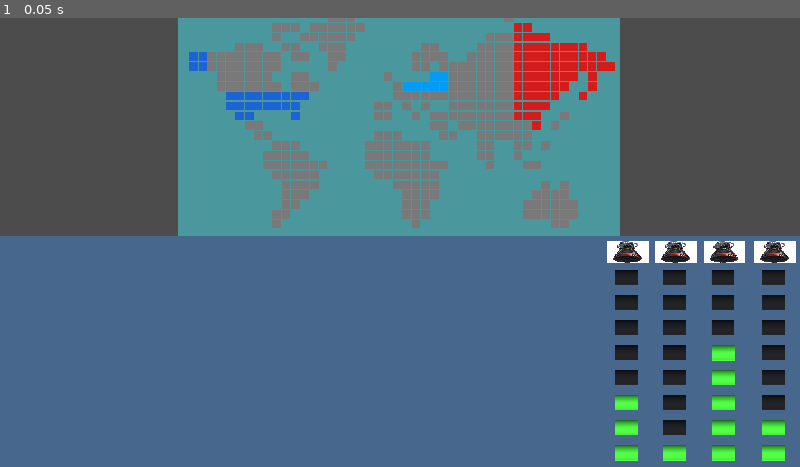
Above: before the commit, frame 1.
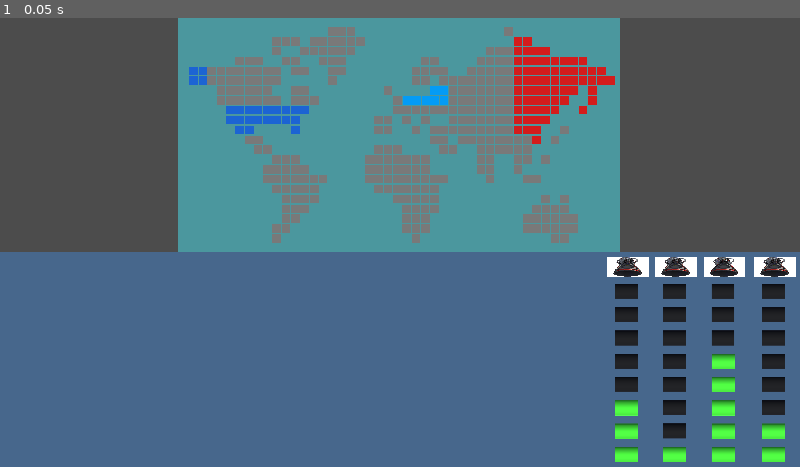
Above: after the commit, the same moment.

Repository: richardbonneau/GameOff2020
Game: Godot game, scene res://Main/Main.tscn
The game is run twice, just before and just after one commit, with the same random seed, the same clock (stepped at 60 frames per second) and the same inputs.
Inputs:
- Up to frame 1 (0.05 s): no input

The runs differ from the first frame. In frame 1, 14% of the frame differs, in the area x 0-100%, y 0-99%.

Commit message:
countries highlight

Diff:
--- a/Main/Main.tscn
+++ b/Main/Main.tscn
@@ -10,14 +10,15 @@
 
 [node name="Map" parent="." instance=ExtResource( 2 )]
 margin_left = 304.0
+margin_top = 0.0
 margin_right = -470.554
-margin_bottom = -392.0
+margin_bottom = -368.0
 
 [node name="Dashboard" type="ColorRect" parent="."]
 anchor_top = 1.0
 anchor_right = 1.0
 anchor_bottom = 1.0
-margin_top = -395.0
+margin_top = -368.0
 color = Color( 0.282353, 0.407843, 0.552941, 1 )
 __meta__ = {
 "_edit_use_anchors_": false
@@ -41,7 +42,7 @@
 
 [node name="Icon" type="TextureRect" parent="Dashboard/RocketEnginesGauge"]
 margin_right = 71.0
-margin_bottom = 38.0
+margin_bottom = 35.0
 size_flags_vertical = 3
 texture = ExtResource( 4 )
 expand = true
@@ -50,45 +51,45 @@
 }
 
 [node name="GaugeLight" parent="Dashboard/RocketEnginesGauge" instance=ExtResource( 3 )]
-margin_top = 42.0
-margin_right = 71.0
-margin_bottom = 81.0
+margin_top = 39.0
+margin_right = 71.0
+margin_bottom = 75.0
 
 [node name="GaugeLight2" parent="Dashboard/RocketEnginesGauge" instance=ExtResource( 3 )]
-margin_top = 85.0
-margin_right = 71.0
-margin_bottom = 124.0
+margin_top = 79.0
+margin_right = 71.0
+margin_bottom = 115.0
 
 [node name="GaugeLight3" parent="Dashboard/RocketEnginesGauge" instance=ExtResource( 3 )]
-margin_top = 128.0
-margin_right = 71.0
-margin_bottom = 167.0
+margin_top = 119.0
+margin_right = 71.0
+margin_bottom = 155.0
 
 [node name="GaugeLight4" parent="Dashboard/RocketEnginesGauge" instance=ExtResource( 3 )]
-margin_top = 171.0
-margin_right = 71.0
-margin_bottom = 209.0
+margin_top = 159.0
+margin_right = 71.0
+margin_bottom = 194.0
 
 [node name="GaugeLight5" parent="Dashboard/RocketEnginesGauge" instance=ExtResource( 3 )]
-margin_top = 213.0
-margin_right = 71.0
-margin_bottom = 252.0
+margin_top = 198.0
+margin_right = 71.0
+margin_bottom = 234.0
 
 [node name="GaugeLight6" parent="Dashboard/RocketEnginesGauge" instance=ExtResource( 3 )]
-margin_top = 256.0
-margin_right = 71.0
-margin_bottom = 295.0
+margin_top = 238.0
+margin_right = 71.0
+margin_bottom = 274.0
 
 [node name="GaugeLight7" parent="Dashboard/RocketEnginesGauge" instance=ExtResource( 3 )]
-margin_top = 299.0
-margin_right = 71.0
-margin_bottom = 338.0
+margin_top = 278.0
+margin_right = 71.0
+margin_bottom = 314.0
 node_open = true
 
 [node name="GaugeLight8" parent="Dashboard/RocketEnginesGauge" instance=ExtResource( 3 )]
-margin_top = 342.0
-margin_right = 71.0
-margin_bottom = 381.0
+margin_top = 318.0
+margin_right = 71.0
+margin_bottom = 354.0
 node_open = true
 
 [node name="RocketEnginesGauge2" type="VBoxContainer" parent="Dashboard"]
@@ -109,7 +110,7 @@
 
 [node name="Icon" type="TextureRect" parent="Dashboard/RocketEnginesGauge2"]
 margin_right = 70.0
-margin_bottom = 38.0
+margin_bottom = 35.0
 size_flags_vertical = 3
 texture = ExtResource( 4 )
 expand = true
@@ -118,48 +119,48 @@
 }
 
 [node name="GaugeLight" parent="Dashboard/RocketEnginesGauge2" instance=ExtResource( 3 )]
-margin_top = 42.0
-margin_right = 70.0
-margin_bottom = 81.0
+margin_top = 39.0
+margin_right = 70.0
+margin_bottom = 75.0
 
 [node name="GaugeLight2" parent="Dashboard/RocketEnginesGauge2" instance=ExtResource( 3 )]
-margin_top = 85.0
-margin_right = 70.0
-margin_bottom = 124.0
+margin_top = 79.0
+margin_right = 70.0
+margin_bottom = 115.0
 
 [node name="GaugeLight3" parent="Dashboard/RocketEnginesGauge2" instance=ExtResource( 3 )]
-margin_top = 128.0
-margin_right = 70.0
-margin_bottom = 167.0
+margin_top = 119.0
+margin_right = 70.0
+margin_bottom = 155.0
 
 [node name="GaugeLight4" parent="Dashboard/RocketEnginesGauge2" instance=ExtResource( 3 )]
-margin_top = 171.0
-margin_right = 70.0
-margin_bottom = 209.0
+margin_top = 159.0
+margin_right = 70.0
+margin_bottom = 194.0
 node_open = true
 
 [node name="GaugeLight5" parent="Dashboard/RocketEnginesGauge2" instance=ExtResource( 3 )]
-margin_top = 213.0
-margin_right = 70.0
-margin_bottom = 252.0
+margin_top = 198.0
+margin_right = 70.0
+margin_bottom = 234.0
 node_open = true
 
 [node name="GaugeLight6" parent="Dashboard/RocketEnginesGauge2" instance=ExtResource( 3 )]
-margin_top = 256.0
-margin_right = 70.0
-margin_bottom = 295.0
+margin_top = 238.0
+margin_right = 70.0
+margin_bottom = 274.0
 node_open = true
 
 [node name="GaugeLight7" parent="Dashboard/RocketEnginesGauge2" instance=ExtResource( 3 )]
-margin_top = 299.0
-margin_right = 70.0
-margin_bottom = 338.0
+margin_top = 278.0
+margin_right = 70.0
+margin_bottom = 314.0
 node_open = true
 
 [node name="GaugeLight8" parent="Dashboard/RocketEnginesGauge2" instance=ExtResource( 3 )]
-margin_top = 342.0
-margin_right = 70.0
-margin_bottom = 381.0
+margin_top = 318.0
+margin_right = 70.0
+margin_bottom = 354.0
 node_open = true
 
 [node name="RocketEnginesGauge3" type="VBoxContainer" parent="Dashboard"]
@@ -180,7 +181,7 @@
 
 [node name="Icon" type="TextureRect" parent="Dashboard/RocketEnginesGauge3"]
 margin_right = 71.0
-margin_bottom = 38.0
+margin_bottom = 35.0
 size_flags_vertical = 3
 texture = ExtResource( 4 )
 expand = true
@@ -189,44 +190,44 @@
 }
 
 [node name="GaugeLight" parent="Dashboard/RocketEnginesGauge3" instance=ExtResource( 3 )]
-margin_top = 42.0
-margin_right = 71.0
-margin_bottom = 81.0
+margin_top = 39.0
+margin_right = 71.0
+margin_bottom = 75.0
 
 [node name="GaugeLight2" parent="Dashboard/RocketEnginesGauge3" instance=ExtResource( 3 )]
-margin_top = 85.0
-margin_right = 71.0
-margin_bottom = 124.0
+margin_top = 79.0
+margin_right = 71.0
+margin_bottom = 115.0
 
 [node name="GaugeLight3" parent="Dashboard/RocketEnginesGauge3" instance=ExtResource( 3 )]
-margin_top = 128.0
-margin_right = 71.0
-margin_bottom = 167.0
+margin_top = 119.0
+margin_right = 71.0
+margin_bottom = 155.0
 
 [node name="GaugeLight4" parent="Dashboard/RocketEnginesGauge3" instance=ExtResource( 3 )]
-margin_top = 171.0
-margin_right = 71.0
-margin_bottom = 209.0
+margin_top = 159.0
+margin_right = 71.0
+margin_bottom = 194.0
 
 [node name="GaugeLight5" parent="Dashboard/RocketEnginesGauge3" instance=ExtResource( 3 )]
-margin_top = 213.0
-margin_right = 71.0
-margin_bottom = 252.0
+margin_top = 198.0
+margin_right = 71.0
+margin_bottom = 234.0
 
 [node name="GaugeLight6" parent="Dashboard/RocketEnginesGauge3" instance=ExtResource( 3 )]
-margin_top = 256.0
-margin_right = 71.0
-margin_bottom = 295.0
+margin_top = 238.0
+margin_right = 71.0
+margin_bottom = 274.0
 
 [node name="GaugeLight7" parent="Dashboard/RocketEnginesGauge3" instance=ExtResource( 3 )]
-margin_top = 299.0
-margin_right = 71.0
-margin_bottom = 338.0
+margin_top = 278.0
+margin_right = 71.0
+margin_bottom = 314.0
 
 [node name="GaugeLight8" parent="Dashboard/RocketEnginesGauge3" instance=ExtResource( 3 )]
-margin_top = 342.0
-margin_right = 71.0
-margin_bottom = 381.0
+margin_top = 318.0
+margin_right = 71.0
+margin_bottom = 354.0
 node_open = true
 
 [node name="RocketEnginesGauge4" type="VBoxContainer" parent="Dashboard"]
@@ -247,7 +248,7 @@
 
 [node name="Icon" type="TextureRect" parent="Dashboard/RocketEnginesGauge4"]
 margin_right = 71.0
-margin_bottom = 38.0
+margin_bottom = 35.0
 size_flags_vertical = 3
 texture = ExtResource( 4 )
 expand = true
@@ -256,44 +257,44 @@
 }
 
 [node name="GaugeLight" parent="Dashboard/RocketEnginesGauge4" instance=ExtResource( 3 )]
-margin_top = 42.0
-margin_right = 71.0
-margin_bottom = 81.0
+margin_top = 39.0
+margin_right = 71.0
+margin_bottom = 75.0
 
 [node name="GaugeLight2" parent="Dashboard/RocketEnginesGauge4" instance=ExtResource( 3 )]
-margin_top = 85.0
-margin_right = 71.0
-margin_bottom = 124.0
+margin_top = 79.0
+margin_right = 71.0
+margin_bottom = 115.0
 
 [node name="GaugeLight3" parent="Dashboard/RocketEnginesGauge4" instance=ExtResource( 3 )]
-margin_top = 128.0
-margin_right = 71.0
-margin_bottom = 167.0
+margin_top = 119.0
+margin_right = 71.0
+margin_bottom = 155.0
 
 [node name="GaugeLight4" parent="Dashboard/RocketEnginesGauge4" instance=ExtResource( 3 )]
-margin_top = 171.0
-margin_right = 71.0
-margin_bottom = 209.0
+margin_top = 159.0
+margin_right = 71.0
+margin_bottom = 194.0
 
 [node name="GaugeLight5" parent="Dashboard/RocketEnginesGauge4" instance=ExtResource( 3 )]
-margin_top = 213.0
-margin_right = 71.0
-margin_bottom = 252.0
+margin_top = 198.0
+margin_right = 71.0
+margin_bottom = 234.0
 
 [node name="GaugeLight6" parent="Dashboard/RocketEnginesGauge4" instance=ExtResource( 3 )]
-margin_top = 256.0
-margin_right = 71.0
-margin_bottom = 295.0
+margin_top = 238.0
+margin_right = 71.0
+margin_bottom = 274.0
 node_open = true
 
 [node name="GaugeLight7" parent="Dashboard/RocketEnginesGauge4" instance=ExtResource( 3 )]
-margin_top = 299.0
-margin_right = 71.0
-margin_bottom = 338.0
+margin_top = 278.0
+margin_right = 71.0
+margin_bottom = 314.0
 node_open = true
 
 [node name="GaugeLight8" parent="Dashboard/RocketEnginesGauge4" instance=ExtResource( 3 )]
-margin_top = 342.0
-margin_right = 71.0
-margin_bottom = 381.0
-node_open = true
+margin_top = 318.0
+margin_right = 71.0
+margin_bottom = 354.0
+node_open = true
--- a/Map/Map.tscn
+++ b/Map/Map.tscn
@@ -1,6 +1,7 @@
-[gd_scene load_steps=2 format=2]
+[gd_scene load_steps=3 format=2]
 
 [ext_resource path="res://Map/MapTile.tscn" type="PackedScene" id=1]
+[ext_resource path="res://Map/Scripts/Map.gd" type="Script" id=2]
 
 [node name="Map" type="ColorRect"]
 anchor_right = 1.119
@@ -10,6 +11,7 @@
 margin_right = -16.5541
 margin_bottom = -32.0
 color = Color( 0.298039, 0.596078, 0.623529, 1 )
+script = ExtResource( 2 )
 __meta__ = {
 "_edit_use_anchors_": false
 }
--- a/Map/MapTile.tscn
+++ b/Map/MapTile.tscn
@@ -2,9 +2,9 @@
 
 [ext_resource path="res://Map/Scripts/MapTile.gd" type="Script" id=1]
 
-[node name="MapTile" type="Control"]
-anchor_right = 1.0
-anchor_bottom = 1.0
+[node name="MapTile" type="Panel"]
+margin_right = 17.0
+margin_bottom = 17.0
 script = ExtResource( 1 )
 __meta__ = {
 "_edit_use_anchors_": false
@@ -14,6 +14,7 @@
 [node name="Border" type="ColorRect" parent="."]
 margin_right = 17.0
 margin_bottom = 17.0
+mouse_filter = 2
 color = Color( 0.298039, 0.596078, 0.623529, 1 )
 __meta__ = {
 "_edit_use_anchors_": false
@@ -24,7 +25,12 @@
 margin_top = 1.0
 margin_right = 16.0
 margin_bottom = 16.0
+mouse_filter = 2
 color = Color( 0.0196078, 0.611765, 0.964706, 1 )
 __meta__ = {
 "_edit_use_anchors_": false
 }
+[connection signal="mouse_entered" from="." to="." method="_on_mouse_entered"]
+[connection signal="mouse_exited" from="." to="." method="_on_mouse_exited"]
+[connection signal="mouse_entered" from="Tile" to="." method="_on_mouse_entered"]
+[connection signal="mouse_exited" from="Tile" to="." method="_on_mouse_exited"]
--- /dev/null
+++ b/Map/Scripts/Map.gd
@@ -0,0 +1,9 @@
+extends ColorRect
+
+func highlight_country(var country):
+	for tile in self.get_children():
+		if tile.country_this_tile_belongs_to == country:
+			tile.highlight_tile()
+
+func stop_highlight_country():
+	for tile in self.get_children(): tile.stop_highlight_tile()
--- a/Map/Scripts/MapTile.gd
+++ b/Map/Scripts/MapTile.gd
@@ -1,12 +1,30 @@
 extends Control
 
+onready var map = self.get_owner()
 export(String,"Neutral", "USA", "USSR", "Europe") var country_this_tile_belongs_to
+var tile_color
 
 
 func _ready():
-	pass
 	match country_this_tile_belongs_to:
-		"Neutral": $Tile.color = "7a7a7a"
-		"USA": $Tile.color = "1d65d4"
-		"USSR": $Tile.color = "d41d1d"
-		"Europe":$Tile.color = "059cf6"
+		"Neutral": tile_color = "7a7a7a"
+		"USA": tile_color = "1d65d4"
+		"USSR": tile_color = "d41d1d"
+		"Europe":tile_color = "059cf6"
+
+	$Tile.color = tile_color
+
+
+func _on_mouse_entered():
+	if country_this_tile_belongs_to != "Neutral":
+		map.highlight_country(country_this_tile_belongs_to)
+
+func _on_mouse_exited():
+	map.stop_highlight_country()
+
+
+func highlight_tile():
+	$Tile.color = "fff"
+
+func stop_highlight_tile():
+	$Tile.color = tile_color
